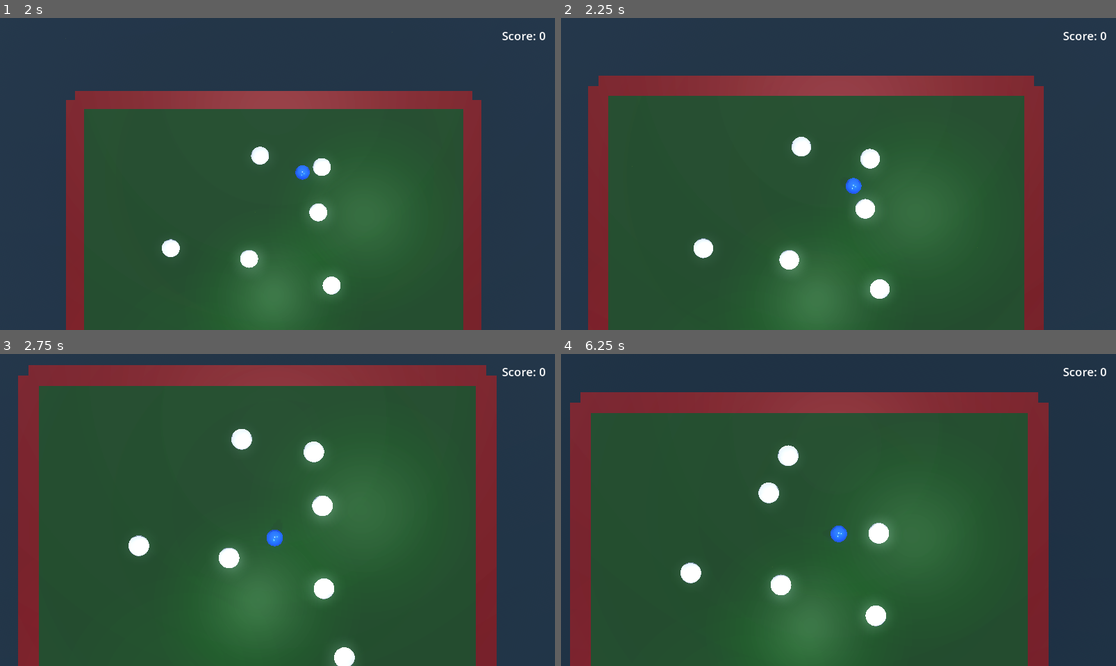
Above: before the commit, frames 1-4 (two rows, left to right).
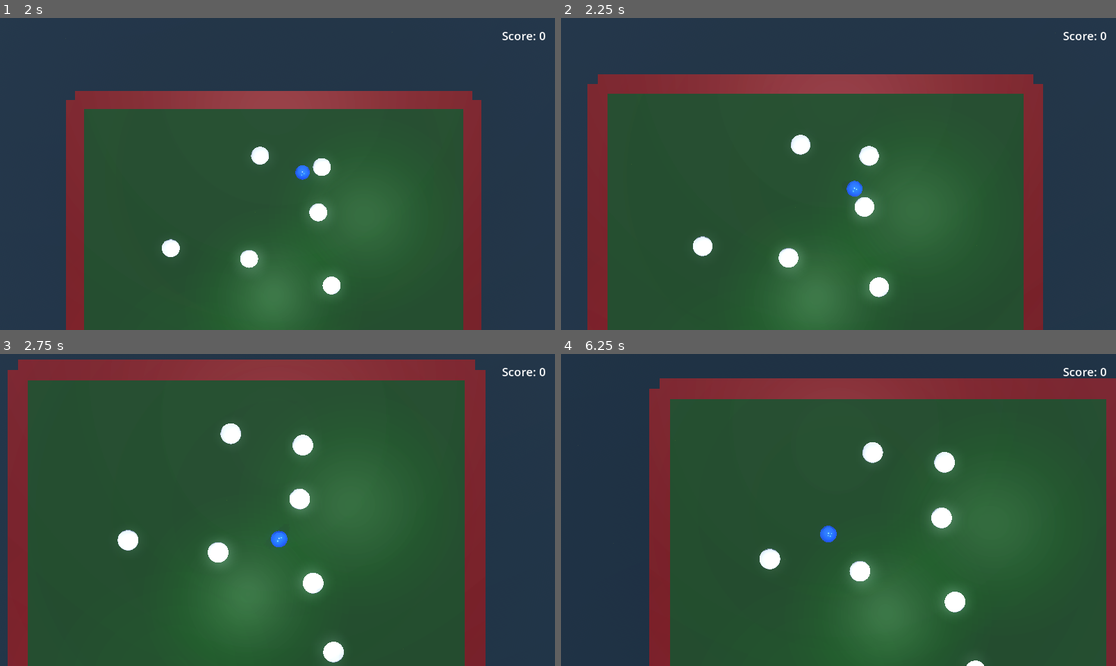
Above: after the commit, the same moments.

Repository: bluehexagons/snakeproject
Game: Godot game, scene res://scenes/main_menu.tscn
Same seed, same stepped clock (60 frames per second), same inputs: the game is played once before the commit and once after it.
Inputs:
- Up to frame 1 (2 s): click "New Game" at 0.5 s; hold D (move_right) from 1.28 s (still down)
- Up to frame 2 (2.25 s): release D (move_right) at 2.03 s; hold S (move_down) from 2.03 s (still down)
- Up to frame 3 (2.75 s): keep holding S (move_down)
- Up to frame 4 (6.25 s): release S (move_down) at 2.78 s; hold D (move_right) 2.78-3.53 s; hold W (move_up) 3.53-4.28 s; hold A (move_left) 4.28-5.78 s; hold S (move_down) from 5.78 s (still down)

Frame 1 is identical in both runs. In frame 2, 1.7% of the frame differs, in the area x 4-87%, y 18-100%; in frame 3, 12%; in frame 4, 41%, in the area x 1-100%, y 7-100%.

Commit message:
(AI) Fix static friction normal issues

Diff:
--- a/scripts/collision_handler.gd
+++ b/scripts/collision_handler.gd
@@ -148,21 +148,21 @@
 
 	# Handle friction between physics objects
 	if body_a is PhysicsObject and body_b is PhysicsObject:
+		# Calculate true normal force based on collision normal and masses
 		var normal_force = abs(relative_velocity.dot(collision_normal)) * (mass_a + mass_b) / delta
-
-		# Calculate friction forces for both bodies
-		var friction_force_a = body_a.calculate_friction_force(body_b, normal_force, relative_velocity)
-		var friction_force_b = body_b.calculate_friction_force(body_a, normal_force, -relative_velocity)
-
-		# Apply friction forces
-		body_a.apply_force(friction_force_a)
-		body_b.apply_force(friction_force_b)
-
-		# Reduce tangential velocity directly for better stability
-		var tangential = (relative_velocity - collision_normal * relative_velocity.dot(collision_normal))
-		var reduction = clamp(1.0 - cluster_factor * 0.5, 0.3, 1.0)  # Less reduction in clusters
-		body_a.velocity = body_a.velocity - tangential * reduction * delta
-		body_b.velocity = body_b.velocity + tangential * reduction * delta
+		normal_force += (mass_a + mass_b) * PhysicsConstants.GRAVITY  # Add weight component
+
+		# Calculate friction forces for both bodies using collision normal
+		var friction_force_a = body_a.calculate_friction_force(body_b, normal_force, relative_velocity, collision_normal)
+		var friction_force_b = body_b.calculate_friction_force(body_a, normal_force, -relative_velocity, -collision_normal)
+
+		# Apply friction forces scaled by cluster factor
+		var friction_scale = 1.0 - (cluster_factor * 0.7)  # Reduce friction in clusters
+		body_a.apply_force(friction_force_a * friction_scale)
+		body_b.apply_force(friction_force_b * friction_scale)
+
+		# Remove direct velocity reduction and let forces handle it
+		# This prevents the abrupt jumps we were seeing
 
 	# Handle rock breaking
 	if body_b is Rock:
--- a/scripts/physics_constants.gd
+++ b/scripts/physics_constants.gd
@@ -47,15 +47,14 @@
 # Minimum speed thresholds (calculated based on mass and friction)
 const BASE_MIN_SPEED_THRESHOLD = 0.1
 
-# Friction coefficients between different materials
-# Format: [static_friction, dynamic_friction]
+# Adjusted friction coefficients for smoother sliding
 const FRICTION_COEFFICIENTS = {
-    "segment_segment": [0.001, 0.05],  # Segments slide easily against each other
-    "segment_player": [0.15, 0.08],  # Player has slightly more grip
-    "segment_rock": [0.4, 0.2],      # Rocks are rougher
-    "player_rock": [0.4, 0.2],
-    "rock_rock": [0.5, 0.25],
-    "default": [0.3, 0.15]           # Default values for unspecified pairs
+	"segment_segment": [0.001, 0.0005],  # Very low friction between segments
+	"segment_player": [0.08, 0.04],      # Moderate friction with player
+	"segment_rock": [0.2, 0.1],          # Higher friction with rocks
+	"player_rock": [0.15, 0.07],         # Reduced rock friction for better sliding
+	"rock_rock": [0.3, 0.15],
+	"default": [0.1, 0.05],               # Lower default friction
 }
 
 # Material type identifiers
@@ -65,9 +64,9 @@
 
 # Helper functions
 static func get_friction_coefficients(material1: String, material2: String) -> Array:
-    # Sort materials to ensure consistent lookup regardless of order
-    var key = [material1, material2]
-    key.sort()
-    var lookup_key = key[0] + "_" + key[1]
+	# Sort materials to ensure consistent lookup regardless of order
+	var key = [material1, material2]
+	key.sort()
+	var lookup_key = key[0] + "_" + key[1]
 
-    return FRICTION_COEFFICIENTS.get(lookup_key, FRICTION_COEFFICIENTS.default)
+	return FRICTION_COEFFICIENTS.get(lookup_key, FRICTION_COEFFICIENTS.default)
--- a/scripts/physics_object.gd
+++ b/scripts/physics_object.gd
@@ -258,8 +258,8 @@
 	accumulated_impulse += impulse
 
 # Add method to calculate friction with another object
-func calculate_friction_force(other: PhysicsObject, normal_force: float, relative_velocity: Vector3) -> Vector3:
-	if not is_valid_vector(relative_velocity) or not is_finite(normal_force):
+func calculate_friction_force(other: PhysicsObject, normal_force: float, relative_velocity: Vector3, collision_normal: Vector3) -> Vector3:
+	if not is_valid_vector(relative_velocity) or not is_finite(normal_force) or not is_valid_vector(collision_normal):
 		return Vector3.ZERO
 
 	# Get friction coefficients between the two materials
@@ -267,14 +267,25 @@
 	var static_friction = coefficients[0]
 	var dynamic_friction = coefficients[1]
 
-	# Calculate tangential velocity (remove normal component)
-	var normal = relative_velocity.normalized()
-	var tangential_velocity = relative_velocity - normal * relative_velocity.dot(normal)
+	# Calculate tangential velocity using the collision normal
+	var tangential_velocity = relative_velocity - collision_normal * relative_velocity.dot(collision_normal)
 	var tangential_speed = tangential_velocity.length()
+
+	# Early exit if no tangential motion
+	if tangential_speed < 0.0001:
+		return Vector3.ZERO
+
+	# Calculate friction direction (opposite to tangential velocity)
+	var friction_direction = -tangential_velocity.normalized()
 
 	# If speed is very low, use static friction
 	if tangential_speed < minimum_speed:
-		return -tangential_velocity.normalized() * static_friction * normal_force
+		# Limit static friction to prevent sticking
+		var max_static_force = static_friction * normal_force
+		var stopping_force = mass * tangential_speed / get_physics_process_delta_time()
+		return friction_direction * min(max_static_force, stopping_force)
 
 	# Otherwise use dynamic friction
-	return -tangential_velocity.normalized() * dynamic_friction * normal_force
+	# Scale friction with velocity to prevent abrupt changes
+	var friction_scale = clamp(tangential_speed / (minimum_speed * 2.0), 0.0, 1.0)
+	return friction_direction * dynamic_friction * normal_force * friction_scale
